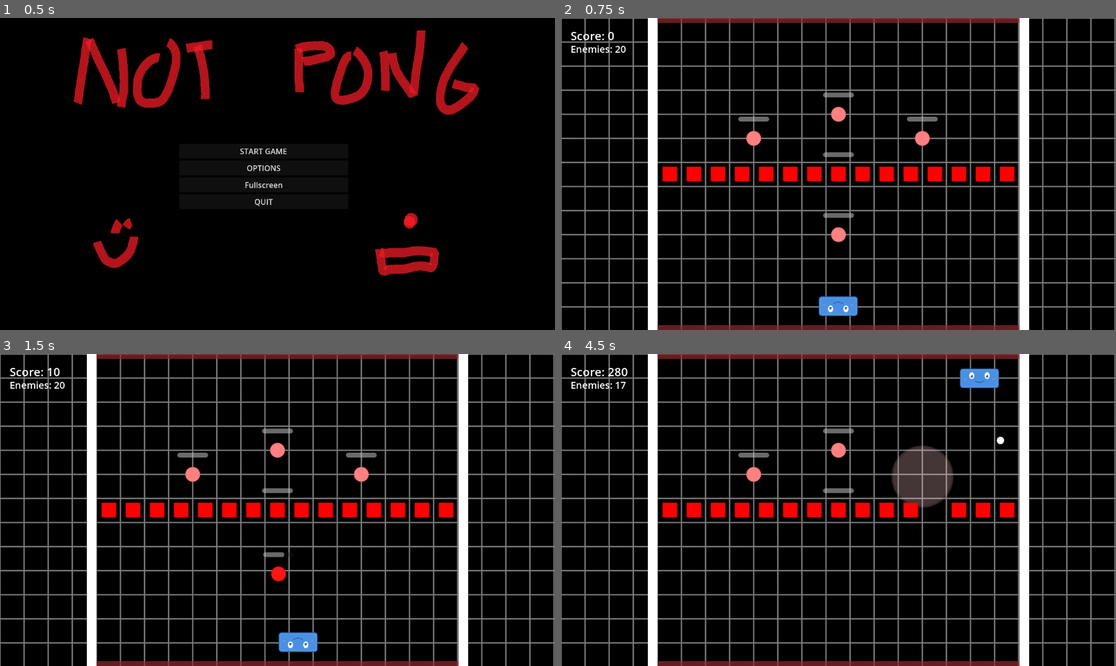
Above: before the commit, frames 1-4 (two rows, left to right).
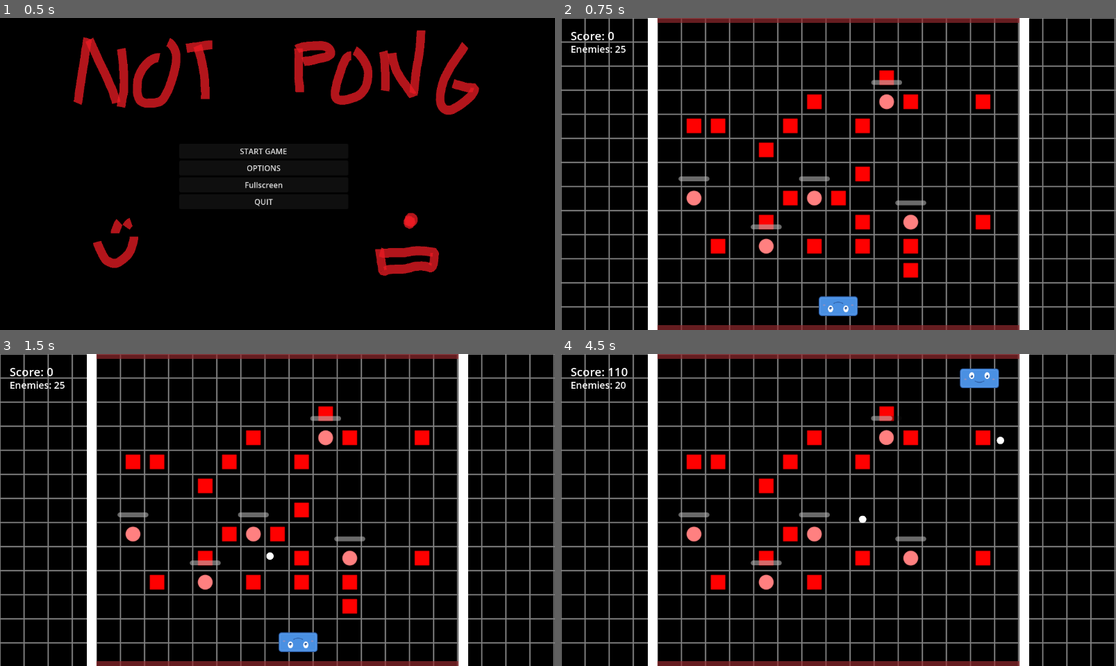
Above: after the commit, the same moments.

Repository: Nicheen/GameJamSummer2025
Game: Godot game, scene res://scenes/menus/main_menu.tscn
Same seed, same stepped clock (60 frames per second), same inputs: the game is played once before the commit and once after it.
Inputs (mouse positions are in pixels of both pictures, inside the frame that each line leads up to):
- Up to frame 1 (0.5 s): no input
- Up to frame 2 (0.75 s): click "START GAME" at 0.5 s
- Up to frame 3 (1.5 s): tap Enter (ui_accept) at 1.25 s; move the mouse to (399, 494) at 1.27 s; hold D (move_right) from 1.28 s (still down); click (399, 494) at 1.35 s
- Up to frame 4 (4.5 s): tap Enter (ui_accept) at 1.52, 2.27, 3.77 s; move the mouse to (727, 525) at 2.02 s; release D (move_right) at 2.03 s; hold S (teleport_down) 2.03-2.78 s; click (727, 525) at 2.1 s; move the mouse to (894, 441) at 2.77 s; hold D (move_right) 2.78-3.53 s; click (894, 441) at 2.85 s; move the mouse to (810, 572) at 3.52 s; hold W (teleport_up) 3.53-4.28 s; click (810, 572) at 3.6 s; move the mouse to (1005, 556) at 4.27 s; hold A (move_left) from 4.28 s (still down); click (1005, 556) at 4.35 s

Frame 1 is identical in both runs. In frame 2, 6.3% of the frame differs, in the area x 10-82%, y 8-84%; in frame 3, 6.3%; in frame 4, 7.1%, in the area x 8-82%, y 4-76%.

Commit message:
Random position added and no overlapp

Diff:
--- a/gamejamsummer2025/scenes/obj/Projectile.tscn
+++ b/gamejamsummer2025/scenes/obj/Projectile.tscn
@@ -11,7 +11,7 @@
 bounce = 0.8
 
 [sub_resource type="CircleShape2D" id="CircleShape2D_projectile"]
-radius = 13.0
+radius = 8.06226
 
 [node name="Projectile" type="RigidBody2D"]
 collision_layer = 2
@@ -26,7 +26,6 @@
 texture = ExtResource("5_texture")
 
 [node name="CollisionShape2D" type="CollisionShape2D" parent="."]
-position = Vector2(0, -1)
 shape = SubResource("CircleShape2D_projectile")
 
 [node name="Components" type="Node" parent="."]
--- a/gamejamsummer2025/scripts/main.gd
+++ b/gamejamsummer2025/scripts/main.gd
@@ -19,6 +19,7 @@
 var win_menu: Control
 var enemies: Array[CharacterBody2D] = []
 var blocks: Array[CharacterBody2D] = []
+var all_spawn_positions: Array[Vector2] = []
 
 # Game state
 var current_score: int = 0
@@ -33,9 +34,10 @@
 func _ready():
 	# Set up the game
 	setup_play_area()
-	spawn_enemies()
+	generate_spawn_positions()
+	spawn_enemy_kvadrat() #ordningen spelar roll här
+	spawn_enemies() #ordningen spelar roll här
 	spawn_player()
-	spawn_enemy_kvadrat()
 	setup_pause_menu()
 	setup_death_menu()
 	setup_win_menu()
@@ -49,17 +51,33 @@
 	create_grid_background()
 
 func spawn_enemies():
-	# Spawn enemies in the middle area
-	var enemy_positions = [
-		Vector2(576, 324),  # Center of screen
-		Vector2(400, 250),  # Left-center
-		Vector2(750, 250),  # Right-center
-		Vector2(576, 200),  # Upper-center
-		Vector2(576, 450),  # Lower-center
-	]
-
-	for pos in enemy_positions:
-		spawn_enemy_at_position(pos)
+	# Samla alla använda positioner från kvadrater
+	var used_positions: Array[Vector2] = []
+	for block in blocks:
+		used_positions.append(block.global_position)
+
+	# Skapa en set av använda positioner som strängar för exakt jämförelse
+	var used_position_strings: Array[String] = []
+	for pos in used_positions:
+		used_position_strings.append(str(pos.x) + "," + str(pos.y))
+
+	# Hitta lediga positioner
+	var available_positions: Array[Vector2] = []
+	for pos in all_spawn_positions:
+		var pos_string = str(pos.x) + "," + str(pos.y)
+
+		if not pos_string in used_position_strings:
+			available_positions.append(pos)
+
+	print("Blocks spawned at: ", used_positions.size(), " positions")
+	print("Available positions: ", available_positions.size())
+
+	# Spawna enemies
+	available_positions.shuffle()
+	var enemy_count = min(5, available_positions.size())
+
+	for i in range(enemy_count):
+		spawn_enemy_at_position(available_positions[i])
 
 func spawn_enemy_at_position(position: Vector2):
 	var enemy_scene = load(ENEMY_SCENE)
@@ -80,27 +98,57 @@
 
 	print("Spawned enemy at: ", position)
 
+func generate_spawn_positions():
+	# Rensa eventuella befintliga positioner
+	all_spawn_positions.clear()
+
+	# X-positioner (15 kolumner)
+	var x_positions = [926, 876, 826, 776, 726, 676, 626, 576, 526, 476, 426, 376, 326, 276, 226]
+
+	# Y-positioner (9 rader: 4 ovanför, mitten, 4 nedanför)
+	var y_positions = [124, 174, 224, 274, 324, 374, 424, 474, 524]
+
+	# Skapa alla kombinationer
+	for x in x_positions:
+		for y in y_positions:
+			all_spawn_positions.append(Vector2(x, y))
+
+	print("Generated ", all_spawn_positions.size(), " spawn positions")
+
+func get_random_spawn_positions(count: int) -> Array[Vector2]:
+	# Returnera random urval av spawn-positioner
+	var available_positions = all_spawn_positions.duplicate()
+	available_positions.shuffle()
+
+	var selected_count = min(count, available_positions.size())
+	return available_positions.slice(0, selected_count)
+
+func get_all_spawn_positions() -> Array[Vector2]:
+	# Returnera alla spawn-positioner
+	return all_spawn_positions.duplicate()
+
 func spawn_enemy_kvadrat():
-	var enemy_positions = [
-		Vector2(926, 324),
-		Vector2(876, 324),
-		Vector2(826, 324),
-		Vector2(776, 324),
-		Vector2(726, 324),
-		Vector2(676, 324),
-		Vector2(626, 324),
-		Vector2(576, 324),
-		Vector2(526, 324),
-		Vector2(476, 324),
-		Vector2(426, 324),
-		Vector2(376, 324),
-		Vector2(326, 324),
-		Vector2(276, 324),
-		Vector2(226, 324),
-
-	]
-	for pos in enemy_positions:
+	# Använd den nya funktionen
+	var selected_positions = get_random_spawn_positions(20)
+
+	for pos in selected_positions:
 		spawn_enemy_kvadrat_at_position(pos)
+
+func spawn_random_enemies(count: int):
+	# Förenklad version
+	var selected_positions = get_random_spawn_positions(count)
+
+	for pos in selected_positions:
+		spawn_enemy_kvadrat_at_position(pos)
+
+# Exempel: Spawna bossar på specifika positioner
+func spawn_boss_at_center():
+	# Hitta center-positioner
+	var center_positions = all_spawn_positions.filter(func(pos): return pos.y == 324)
+	var boss_pos = center_positions[center_positions.size() / 2]  # Mitten av center-raden
+
+	# Spawna boss här...
+	print("Spawning boss at: ", boss_pos)
 
 func spawn_enemy_kvadrat_at_position(position: Vector2):
 	var block_scene = load(ENEMY_KVADRAT_SCENE)  # Ladda kvadrat-scenen
